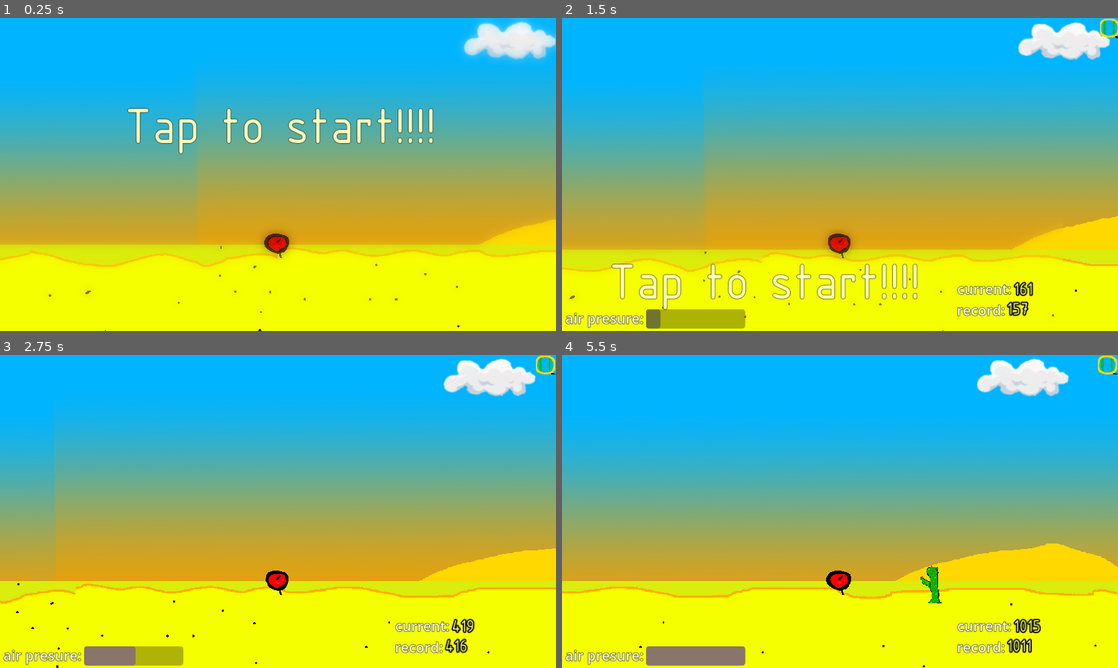
Above: before the commit, frames 1-4 (two rows, left to right).
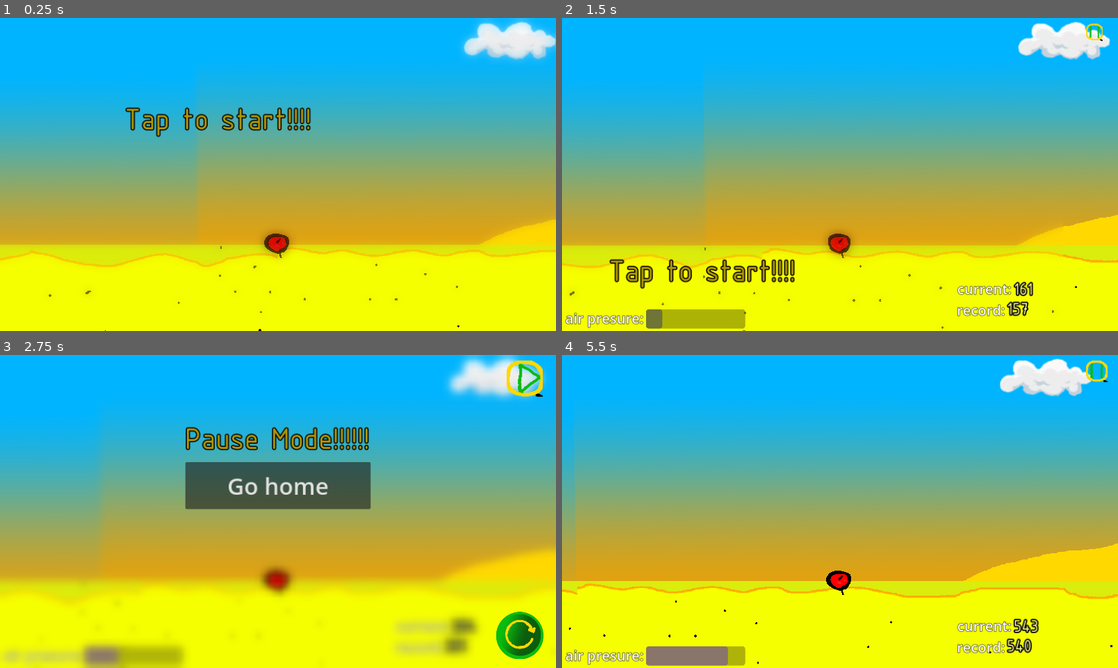
Above: after the commit, the same moments.

Repository: Nazarwadim/Sharik_fly
Game: Godot game, scene res://scenes/game/game.tscn
Two runs of this game, one before a commit and one after it. Both use one fixed random seed, a clock stepped at 60 frames per second and the inputs below. Sound files missing from this copy of the repository are replaced by a short silence.
Inputs (mouse positions are in pixels of both pictures, inside the frame that each line leads up to):
- Up to frame 1 (0.25 s): no input
- Up to frame 2 (1.5 s): tap Enter at 0.5 s; move the mouse to (840, 158) at 0.52 s; hold Keypad 8 (up) 0.53-1.25 s; click (840, 158) at 0.67 s; click (1106, 27) at 1.27 s
- Up to frame 3 (2.75 s): click (533, 370) at 2.02 s
- Up to frame 4 (5.5 s): click (1079, 636) at 2.77 s; tap Enter at 3.5, 4.25, 5 s; move the mouse to (728, 527) at 3.52 s; hold Keypad 2 (down) 3.53-4.28 s; click (728, 527) at 3.67 s; move the mouse to (895, 442) at 4.27 s; hold Keypad 8 (up) from 4.28 s (still down); click (895, 442) at 4.42 s; move the mouse to (812, 574) at 5.02 s; click (812, 574) at 5.17 s

The runs differ from the first frame. In frame 1, 2.8% of the frame differs, in the area x 22-78%, y 28-44%; in frame 2, 5.9%; in frame 3, 17%; in frame 4, 39%, in the area x 0-100%, y 0-100%.

Commit message:
Continue to work on UI

Diff:
--- a/fonts/new_label_settings.tres
+++ b/fonts/new_label_settings.tres
@@ -4,7 +4,7 @@
 
 [resource]
 font = ExtResource("1_a1wlx")
-font_size = 69
+font_size = 66
 font_color = Color(0.698039, 0.588235, 0, 1)
 outline_size = 9
 outline_color = Color(0, 0, 0, 1)
--- a/scenes/Ball/Phisics.gd
+++ b/scenes/Ball/Phisics.gd
@@ -1,7 +1,7 @@
 extends Node
 class_name BallPhisics
-var speed:float
-var speed_increase:float
+@onready var speed:float = 0
+@onready var speed_increase:float = 0
 @onready var velocity:Vector2 = Vector2(0,0)
 
 
--- a/scenes/Ball/SoundControler.gd
+++ b/scenes/Ball/SoundControler.gd
@@ -5,7 +5,10 @@
 	return get_node(sound_name).stream.get_length()
 
 func play_sound(sound_name:String, pitch_scale:float, from:float) -> void:
+	stop_play()
+	get_node(sound_name).pitch_scale = pitch_scale
+	get_node(sound_name).play(from)
+
+func stop_play():
 	for i in get_children():
 		i.stop()
-	get_node(sound_name).pitch_scale = pitch_scale
-	get_node(sound_name).play(from)
--- a/scenes/Ball/StateDie.gd
+++ b/scenes/Ball/StateDie.gd
@@ -1,4 +1,5 @@
 extends State
+
 
 func kaktus_entered(area2D) -> void:
 	if area2D is Kaktus:
--- a/scenes/Ball/StateReady.gd
+++ b/scenes/Ball/StateReady.gd
@@ -1,10 +1,15 @@
 extends State
 @export var state_idle:State
 func on_enter():
+	if ball.phisics != null:
+		ball.phisics.speed = 0
+		ball.phisics.velocity = Vector2(0,0)
+	ball.show()
 	animation.play("idle")
-	SignalBus.on_start_button_preased.connect(on_exit)
+	SignalBus.on_start_button_preased.connect(exit)
 
-func on_exit():
+func exit():
+	SignalBus.disconnect("on_start_button_preased",exit)
 	ball.air_presure.value = ball.start_air_presure
 	ball.phisics.speed = ball.start_speed
 	ball.phisics.speed_increase = ball.start_speed_increase
--- a/scenes/Ball/ball.gd
+++ b/scenes/Ball/ball.gd
@@ -12,9 +12,16 @@
 @onready var phisics:BallPhisics = $Phisics
 @onready var sound_controler:BallSoundController = $SoundControler
 @onready var trail:GPUParticles2D = $Trail
+@onready var state_mashine:BallStateMachine = $StateMashine
+
+
+func _ready():
+	SignalBus.on_restart_button_preased.connect(restart)
+
+func restart():
+	sound_controler.stop_play()
 
 func _process(delta) -> void:
-
 	$HighestScore.update_highest_score(position)
 
 
--- a/scenes/StartUI/StartButton.gd
+++ b/scenes/StartUI/StartButton.gd
@@ -3,6 +3,5 @@
 
 
 func _on_gui_input(event):
-	if event is InputEventMouseButton:
+	if event is InputEventMouseButton or event is InputEventScreenTouch:
 		SignalBus.on_start_button_preased.emit()
-		get_parent().gravity_scale = 1
--- /dev/null
+++ b/scenes/StartUI/start_ui.gd
@@ -0,0 +1,14 @@
+extends Node2D
+
+func _ready():
+	SignalBus.on_startUI_button_preased.connect(_set_rigidbody_button)
+	SignalBus.on_start_button_preased.connect(_start_button_preased)
+
+func _start_button_preased():
+	$RigidBody2D.gravity_scale = 1
+	$RigidBody2D.sleeping = false
+
+func _set_rigidbody_button():
+	$RigidBody2D.gravity_scale = 0
+	$RigidBody2D.sleeping = true
+	$RigidBody2D.position = $StartButtonPosition.position
--- a/scenes/StartUI/start_ui.tscn
+++ b/scenes/StartUI/start_ui.tscn
@@ -1,8 +1,10 @@
-[gd_scene load_steps=11 format=3 uid="uid://cxh3tys25wmmw"]
+[gd_scene load_steps=12 format=3 uid="uid://cxh3tys25wmmw"]
 
 [ext_resource type="FontFile" uid="uid://cmok75x4xo3v4" path="res://fonts/ISOCPEUR.ttf" id="1_h4l1h"]
+[ext_resource type="Script" path="res://scenes/StartUI/start_ui.gd" id="1_to3tp"]
 [ext_resource type="Shader" path="res://shaders/vignette.gdshader" id="1_ycwd7"]
 [ext_resource type="Script" path="res://scenes/StartUI/StartButton.gd" id="3_tcist"]
+[ext_resource type="LabelSettings" uid="uid://c17ilplx0wiap" path="res://fonts/new_label_settings.tres" id="5_7u212"]
 
 [sub_resource type="RectangleShape2D" id="RectangleShape2D_6icu7"]
 size = Vector2(1098, 703)
@@ -13,13 +15,6 @@
 [sub_resource type="Theme" id="Theme_5s636"]
 default_font = ExtResource("1_h4l1h")
 default_font_size = 64
-
-[sub_resource type="LabelSettings" id="LabelSettings_lnbhg"]
-font = ExtResource("1_h4l1h")
-font_size = 110
-font_color = Color(1, 1, 0.729412, 1)
-outline_size = 3
-outline_color = Color(0, 0, 0, 1)
 
 [sub_resource type="RectangleShape2D" id="RectangleShape2D_5fkn5"]
 size = Vector2(658.5, 60)
@@ -33,6 +28,7 @@
 height = 60
 
 [node name="StartUI" type="Node2D"]
+script = ExtResource("1_to3tp")
 
 [node name="RigidBody2D" type="RigidBody2D" parent="."]
 gravity_scale = 0.0
@@ -66,7 +62,7 @@
 offset_right = 960.0
 offset_bottom = 646.0
 text = "Tap to start!!!!"
-label_settings = SubResource("LabelSettings_lnbhg")
+label_settings = ExtResource("5_7u212")
 
 [node name="RigidBody2D2" type="StaticBody2D" parent="."]
 position = Vector2(-11, 1443)
--- a/scenes/StateMashine/StateMashine.gd
+++ b/scenes/StateMashine/StateMashine.gd
@@ -1,6 +1,6 @@
 extends Node
 
-class_name CharacterStateMachine
+class_name BallStateMachine
 
 @export var object : Area2D
 @export var animation : AnimatedSprite2D
--- /dev/null
+++ b/scenes/UI/HomeButton.gd
@@ -0,0 +1,6 @@
+extends Button
+
+
+func _on_pressed():
+	SignalBus.on_restart_button_preased.emit()
+	SignalBus.on_startUI_button_preased.emit()
--- /dev/null
+++ b/scenes/UI/RestartButton.gd
@@ -0,0 +1,8 @@
+extends TextureButton
+
+func _ready():
+	pressed.connect(_preased_restart_button)
+
+func _preased_restart_button():
+	SignalBus.on_restart_button_preased.emit()
+	SignalBus.on_start_button_preased.emit()
--- a/scenes/UI/Tools/SettingsButton.gd
+++ b/scenes/UI/Tools/SettingsButton.gd
@@ -1,18 +1,20 @@
 extends TextureButton
 
+func _on_toggled(button_pressed:bool):
+	SignalBus.on_pause_button_preased.emit(button_pressed)
+	var tween = get_tree().create_tween()
+	if button_pressed:
+		tween.tween_property(self, "size", Vector2(75,75), 0.2)
+		tween.tween_property(self, "position", Vector2(1050,12),0.2)
 
-func _on_button_down():
-	var tween = get_tree().create_tween()
-
-	tween.tween_property(self, "size", Vector2(50,50), 0.2)
-	tween.tween_property(self, "position", Vector2(1098,1),0.2)
+	else:
+		tween.tween_property(self, "size", Vector2(44,44),0.2)
+		tween.tween_property(self, "position", Vector2(1086,12),0.2)
 
 	tween.play()
 
+func _ready():
+	SignalBus.on_restart_button_preased.connect(_toggle)
 
-func _on_button_up():
-	var tween = get_tree().create_tween()
-
-	tween.tween_property(self, "size", Vector2(40,40),0.2)
-	tween.tween_property(self, "position", Vector2(1110,1),0.2)
-	tween.play()
+func _toggle():
+	button_pressed = !button_pressed
--- a/scenes/UI/ui.gd
+++ b/scenes/UI/ui.gd
@@ -1,9 +1,26 @@
 extends CanvasLayer
 class_name UI
 @export var game:Game
-
+@onready var gui:ColorRect = $GUi
+@onready var gui_label:Label = $GUi/Label
 func _ready():
 	SignalBus.on_start_button_preased.connect(start)
+	SignalBus.on_startUI_button_preased.connect(stop)
 
 func start():
 	show()
+	var tween = get_tree().create_tween()
+	for item in get_children():
+		if item is Control:
+			item.modulate.a = 0
+			tween.tween_property(item, "modulate", Color(item.modulate.r,item.modulate.g,item.modulate.b,1) ,0.2)
+	tween.play()
+
+
+
+func _on_settings_button_toggled(button_pressed:bool):
+	gui.visible = button_pressed
+	$Control.visible = not button_pressed
+
+func stop():
+	hide()
--- a/scenes/UI/ui.tscn
+++ b/scenes/UI/ui.tscn
@@ -9,14 +9,18 @@
 [ext_resource type="Texture2D" uid="uid://dn1vmuj6ws0no" path="res://assets/svg_icons/pause_button_normal.png" id="5_hpmr6"]
 [ext_resource type="Texture2D" uid="uid://dgmpj681anyh" path="res://assets/svg_icons/pause_button_preased.png" id="6_w2vtm"]
 [ext_resource type="Script" path="res://scenes/UI/control/ButtonDown.gd" id="6_wv5ak"]
+[ext_resource type="Script" path="res://scenes/UI/RestartButton.gd" id="9_xjwd0"]
+[ext_resource type="Texture2D" uid="uid://0d200t6320f6" path="res://assets/svg_icons/restart_button.png" id="10_oam0t"]
+[ext_resource type="Texture2D" uid="uid://cytalqv80lb5j" path="res://assets/svg_icons/restart_button_preased.png" id="11_bmvbg"]
+[ext_resource type="LabelSettings" uid="uid://c17ilplx0wiap" path="res://fonts/new_label_settings.tres" id="11_dndq7"]
+[ext_resource type="Script" path="res://scenes/UI/HomeButton.gd" id="12_d6jv5"]
+[ext_resource type="Shader" path="res://shaders/vignette.gdshader" id="12_tuncl"]
 
 [sub_resource type="LabelSettings" id="LabelSettings_0ygfx"]
 font_size = 29
 outline_size = 3
 outline_color = Color(0, 0, 0, 1)
 
-[sub_resource type="Shortcut" id="Shortcut_3mfom"]
-
 [sub_resource type="Gradient" id="Gradient_8hfbq"]
 
 [sub_resource type="GradientTexture1D" id="GradientTexture1D_tjqd1"]
@@ -26,6 +30,14 @@
 
 [sub_resource type="GradientTexture1D" id="GradientTexture1D_v8gb0"]
 gradient = SubResource("Gradient_i4exs")
+
+[sub_resource type="ShaderMaterial" id="ShaderMaterial_kmhyf"]
+shader = ExtResource("12_tuncl")
+
+[sub_resource type="Theme" id="Theme_chv10"]
+default_font_size = 48
+
+[sub_resource type="Shortcut" id="Shortcut_3mfom"]
 
 [node name="UI" type="CanvasLayer"]
 process_mode = 3
@@ -36,6 +48,7 @@
 anchors_preset = 0
 offset_right = 40.0
 offset_bottom = 40.0
+metadata/_edit_lock_ = true
 
 [node name="Air" type="Control" parent="Tools"]
 anchors_preset = 0
@@ -107,12 +120,75 @@
 text = "3test"
 label_settings = ExtResource("2_bvo4i")
 
-[node name="SettingsButton" type="TextureButton" parent="Tools"]
-layout_mode = 0
-offset_left = 1115.0
-offset_top = 1.0
-offset_right = 1150.0
-offset_bottom = 36.0
+[node name="Control" type="Control" parent="."]
+layout_mode = 3
+anchors_preset = 0
+offset_top = 70.0
+offset_right = 1151.0
+offset_bottom = 652.0
+metadata/_edit_lock_ = true
+
+[node name="ButtonUp" type="TouchScreenButton" parent="Control"]
+modulate = Color(1, 1, 1, 0)
+position = Vector2(0, -21)
+scale = Vector2(4.49609, 295)
+texture_normal = SubResource("GradientTexture1D_tjqd1")
+script = ExtResource("2_qn8aw")
+
+[node name="ButtonDown" type="TouchScreenButton" parent="Control"]
+modulate = Color(1, 1, 1, 0)
+position = Vector2(0, 274)
+scale = Vector2(4.5, 304)
+texture_normal = SubResource("GradientTexture1D_v8gb0")
+script = ExtResource("6_wv5ak")
+
+[node name="GUi" type="ColorRect" parent="."]
+process_mode = 3
+visible = false
+material = SubResource("ShaderMaterial_kmhyf")
+offset_right = 1156.0
+offset_bottom = 655.0
+
+[node name="Label" type="Label" parent="GUi"]
+unique_name_in_owner = true
+layout_mode = 0
+offset_left = 383.0
+offset_top = 152.0
+offset_right = 779.0
+offset_bottom = 252.0
+text = "Pause Mode!!!!!!"
+label_settings = ExtResource("11_dndq7")
+
+[node name="RestartButton" type="TextureButton" parent="GUi"]
+layout_mode = 0
+offset_left = 1028.0
+offset_top = 532.0
+offset_right = 1126.0
+offset_bottom = 630.0
+texture_normal = ExtResource("10_oam0t")
+texture_pressed = ExtResource("11_bmvbg")
+ignore_texture_size = true
+stretch_mode = 0
+script = ExtResource("9_xjwd0")
+
+[node name="HomeButton" type="Button" parent="GUi"]
+layout_mode = 0
+offset_left = 384.0
+offset_top = 222.0
+offset_right = 768.0
+offset_bottom = 319.0
+theme = SubResource("Theme_chv10")
+text = "Go home"
+script = ExtResource("12_d6jv5")
+
+[node name="PauseButton" type="TextureButton" parent="."]
+unique_name_in_owner = true
+process_mode = 3
+offset_left = 1086.0
+offset_top = 12.0
+offset_right = 1121.0
+offset_bottom = 47.0
+toggle_mode = true
 shortcut = SubResource("Shortcut_3mfom")
 texture_normal = ExtResource("5_hpmr6")
 texture_pressed = ExtResource("6_w2vtm")
@@ -120,32 +196,11 @@
 stretch_mode = 0
 script = ExtResource("4_8jxon")
 
-[node name="Control" type="Control" parent="."]
-layout_mode = 3
-anchors_preset = 0
-offset_top = 70.0
-offset_right = 1151.0
-offset_bottom = 652.0
-metadata/_edit_lock_ = true
-
-[node name="ButtonUp" type="TouchScreenButton" parent="Control"]
-modulate = Color(1, 1, 1, 0)
-position = Vector2(0, -21)
-scale = Vector2(4.49609, 295)
-texture_normal = SubResource("GradientTexture1D_tjqd1")
-script = ExtResource("2_qn8aw")
-
-[node name="ButtonDown" type="TouchScreenButton" parent="Control"]
-modulate = Color(1, 1, 1, 0)
-position = Vector2(9.53674e-07, 275)
-scale = Vector2(4.49609, 304)
-texture_normal = SubResource("GradientTexture1D_v8gb0")
-script = ExtResource("6_wv5ak")
-
 [connection signal="value_changed" from="Tools/Air/AirBar" to="Tools/Air/AirBar" method="_on_value_changed"]
-[connection signal="button_down" from="Tools/SettingsButton" to="Tools/SettingsButton" method="_on_button_down"]
-[connection signal="button_up" from="Tools/SettingsButton" to="Tools/SettingsButton" method="_on_button_up"]
 [connection signal="pressed" from="Control/ButtonUp" to="Control/ButtonUp" method="_on_button_down"]
 [connection signal="released" from="Control/ButtonUp" to="Control/ButtonUp" method="_on_button_up"]
 [connection signal="pressed" from="Control/ButtonDown" to="Control/ButtonDown" method="_on_button_down"]
 [connection signal="released" from="Control/ButtonDown" to="Control/ButtonDown" method="_on_button_up"]
+[connection signal="pressed" from="GUi/HomeButton" to="GUi/HomeButton" method="_on_pressed"]
+[connection signal="toggled" from="PauseButton" to="." method="_on_settings_button_toggled"]
+[connection signal="toggled" from="PauseButton" to="PauseButton" method="_on_toggled"]
--- a/scenes/game/game.gd
+++ b/scenes/game/game.gd
@@ -2,11 +2,25 @@
 class_name Game
 
 @onready var _ball_scene_path = $Ball.get_scene_file_path()
+@onready var ball:Ball = $Ball
 
 func _ready():
 	randomize()
 	SignalBus.player_died.connect(player_died)
+	SignalBus.on_restart_button_preased.connect(restart)
+	SignalBus.on_pause_button_preased.connect(pause)
 
 func player_died(ball):
-	await get_tree().create_timer(1).timeout
-	$Ball.queue_free()
+	pass
+
+func restart():
+	get_tree().call_group("kaktuses", "queue_free")
+	get_tree().call_group("clouds", "queue_free")
+	ball.position = $StartPosition.position
+	ball.state_mashine.switch_states(ball.state_mashine.states[0])
+
+func pause(is_preased:bool):
+	if is_preased:
+		process_mode = Node.PROCESS_MODE_DISABLED
+	else:
+		process_mode = Node.PROCESS_MODE_INHERIT
--- a/static_scripts/signal_bus.gd
+++ b/static_scripts/signal_bus.gd
@@ -6,7 +6,9 @@
 signal on_highest_score_changed(node:Node, score:float)
 
 signal on_start_button_preased()
-signal on_pause_button_preased()
+signal on_pause_button_preased(is_preased:bool)
 signal on_restart_button_preased()
+signal on_startUI_button_preased()
+
 
 signal player_died(ball:Ball)
Binary file added: assets/svg_icons/restart_button.png
Not shown, added: assets/svg_icons/restart_button.png.import
Binary file added: assets/svg_icons/restart_button_preased.png
Not shown, added: assets/svg_icons/restart_button_preased.png.import
Not shown: 1 places in scenes/UI/ui.tscn that only renumber resources
